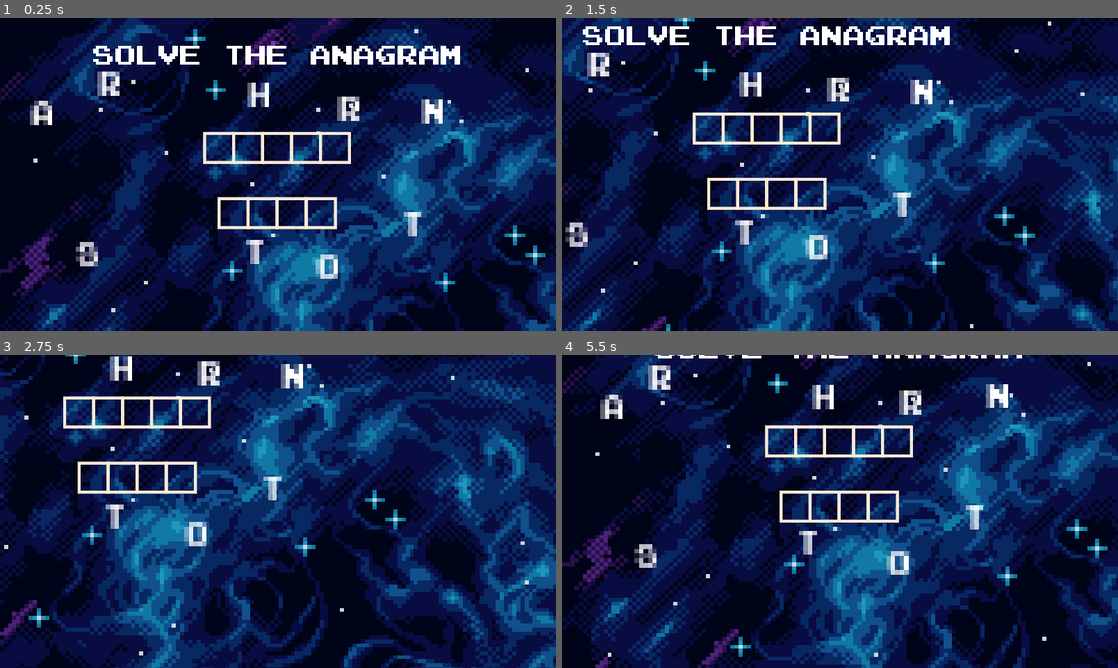
Above: before the commit, frames 1-4 (two rows, left to right).
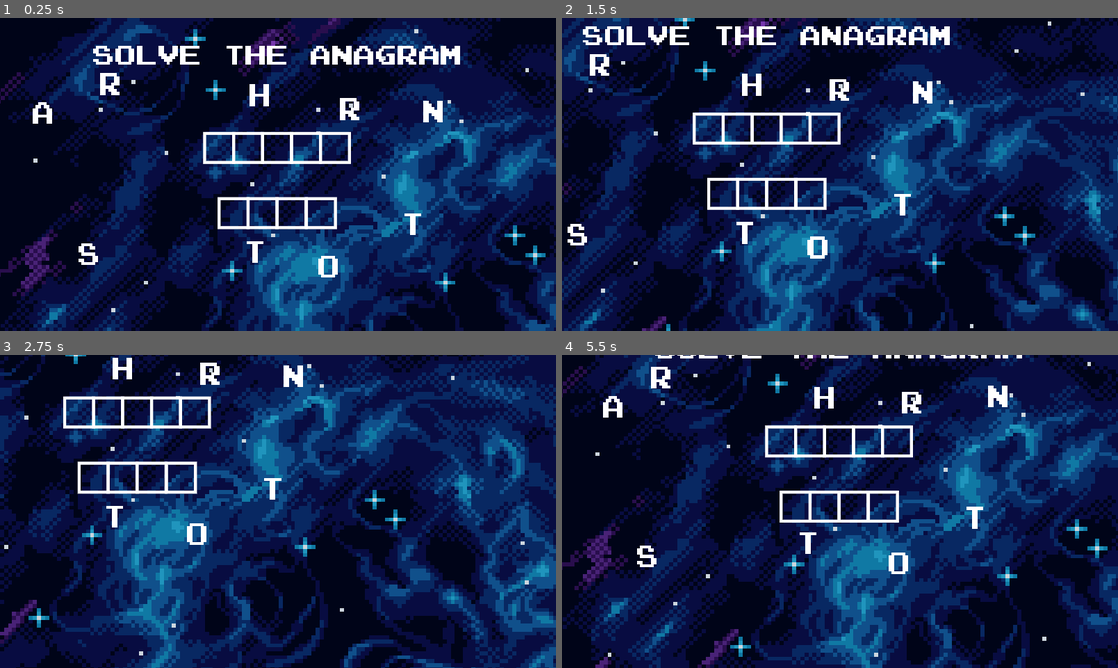
Above: after the commit, the same moments.

Repository: M-a-b-e-l/CISC2540---2D-Game-group-6
Game: Godot game, scene res://Scenes/Minigame3/MiniGame3.tscn
Two runs of this game, one before a commit and one after it. Both use one fixed random seed, a clock stepped at 60 frames per second and the inputs below. This scene is started directly instead of the project's main scene.
Inputs (mouse positions are in pixels of both pictures, inside the frame that each line leads up to):
- Up to frame 1 (0.25 s): no input
- Up to frame 2 (1.5 s): tap Enter at 0.5 s; move the mouse to (606, 115) at 0.52 s; hold Right (ui_right) 0.53-1.28 s; click (606, 115) at 0.6 s; move the mouse to (751, 96) at 1.27 s; hold Down (ui_down) from 1.28 s (still down); click (751, 96) at 1.35 s
- Up to frame 3 (2.75 s): move the mouse to (255, 536) at 2.02 s; release Down (ui_down) at 2.03 s; hold Right (ui_right) from 2.03 s (still down); click (255, 536) at 2.1 s
- Up to frame 4 (5.5 s): move the mouse to (851, 376) at 2.77 s; release Right (ui_right) at 2.78 s; hold Up (ui_up) 2.78-3.53 s; click (851, 376) at 2.85 s; move the mouse to (673, 586) at 3.52 s; hold Left (ui_left) 3.53-5.03 s; click (673, 586) at 3.6 s; move the mouse to (595, 420) at 4.27 s; click (595, 420) at 4.35 s; move the mouse to (645, 592) at 5.02 s; hold Down (ui_down) from 5.03 s (still down); click (645, 592) at 5.1 s

The runs differ from the first frame. In frame 1, 3.1% of the frame differs, in the area x 5-80%, y 17-84%; in frame 2, 2.9%; in frame 3, 2.6%; in frame 4, 3.2%, in the area x 6-81%, y 3-71%.

Commit message:
Adjusting font size and grid color

Diff:
--- a/group_6_2d_game/Scenes/Minigame3/Letters/A.tscn
+++ b/group_6_2d_game/Scenes/Minigame3/Letters/A.tscn
@@ -16,9 +16,9 @@
 offset_top = -21.5866
 offset_right = -4.56729
 offset_bottom = -9.58662
-scale = Vector2(3.21991, 3.75683)
+scale = Vector2(0.172789, 0.206901)
 theme_override_fonts/font = ExtResource("1_lhwil")
-theme_override_font_sizes/font_size = 8
+theme_override_font_sizes/font_size = 150
 text = "A"
 
 [node name="CollisionShape2D" type="CollisionShape2D" parent="."]
--- a/group_6_2d_game/Scenes/Minigame3/grid.gd
+++ b/group_6_2d_game/Scenes/Minigame3/grid.gd
@@ -5,4 +5,4 @@
 var gridRect = Rect2(Vector2(gridBorder, gridBorder), Vector2(gridBorder, gridBorder))
 
 func _draw():
-	draw_rect(gridRect, Color.ANTIQUE_WHITE, false, 5, true)
+	draw_rect(gridRect, Color.WHITE, false, 5, true)
